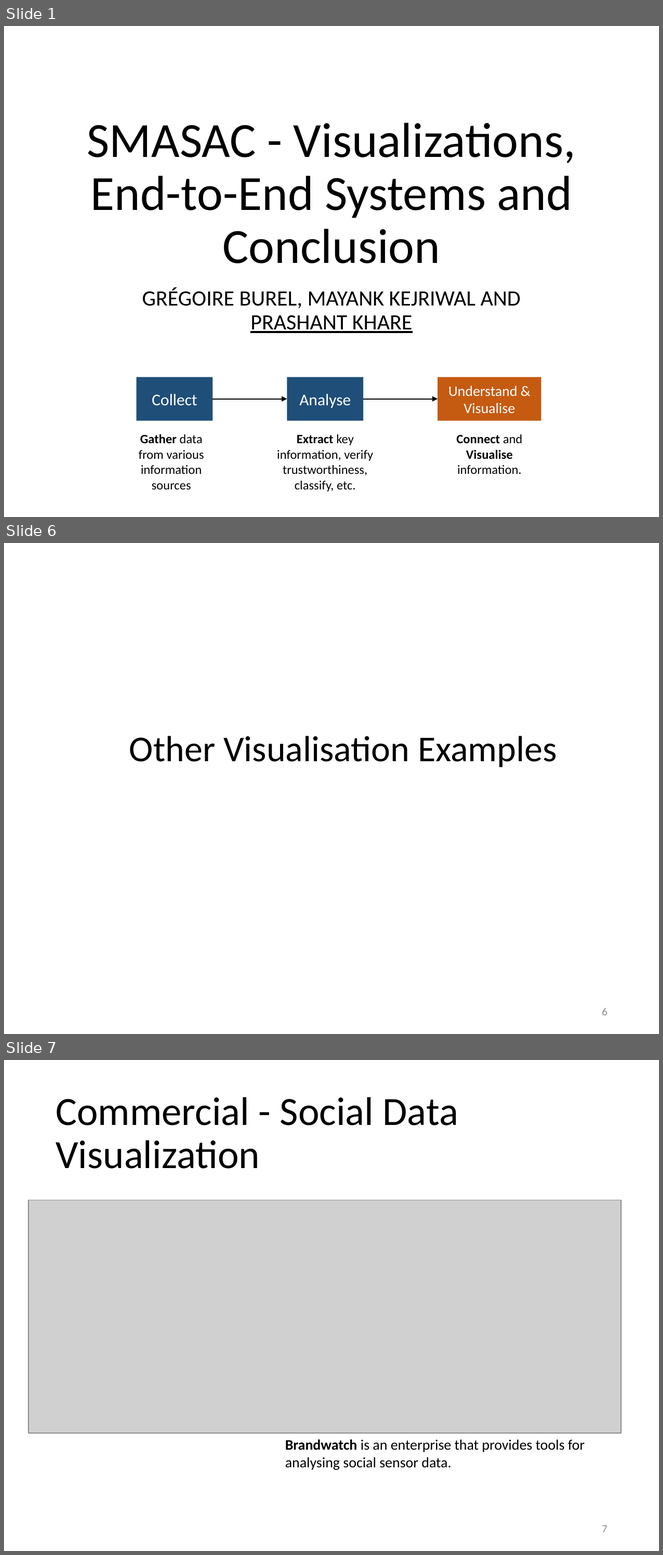
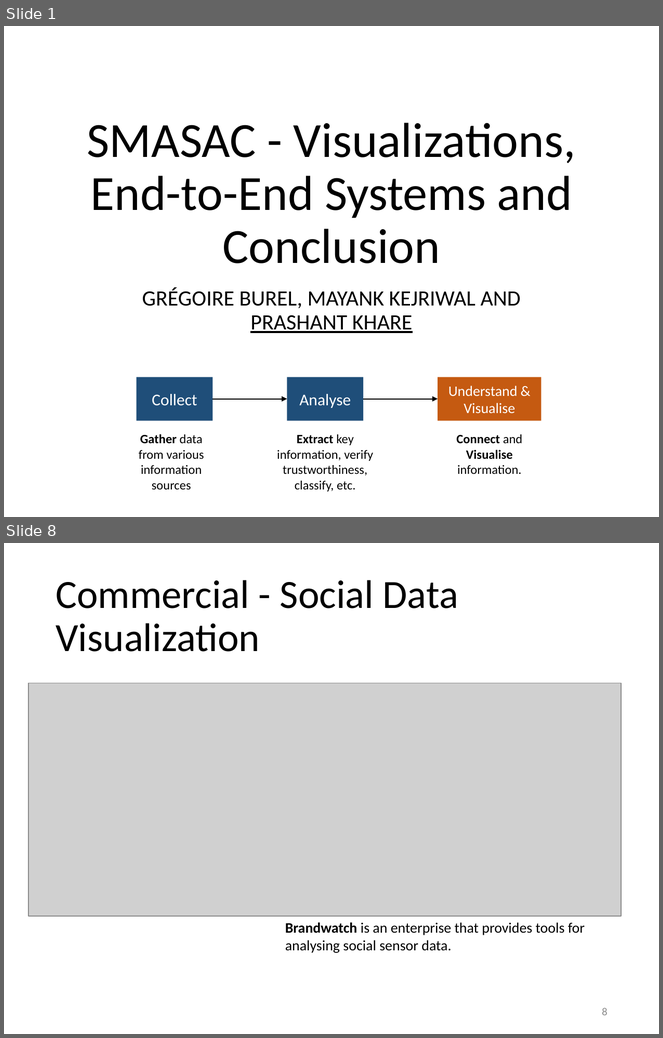
Before and after one commit to evhart/smasac-tutorial, a slide deck: slides/pptx/6-visualisation.pptx. Shown one above the other, each under a label of ours: slides 1, 6 and 7 before the commit, slides 1 and 8 after it; the slides between them are not shown. The pictures are 663x1555 and 663x1038 pixels, drawn with LibreOffice and Linux fonts; fonts in the diff are those of the drawing; grey boxes stand for pictures. Boxes give left, top, right and bottom in pixels: in the first picture for what was removed or moved away, otherwise in the second. Text is boxed around its words. In the diff, an @@ line names an element or a change of style, - is before the commit and + after.

```diff
--- a/slides/pptx/6-visualisation.pptx
+++ b/slides/pptx/6-visualisation.pptx
@@ slide 6 removed at (x1=4, y1=543, x2=659, y2=1034), background #FFFFFF @@
@@ title removed at (x1=129, y1=736, x2=557, y2=768) @@
-Other Visualisation Examples
@@ page number removed at (x1=602, y1=1008, x2=608, y2=1016) @@
-6
@@ what was slide 7 is now slide 8 @@
@@ page number at (x1=602, y1=1008, x2=608, y2=1016): text changed @@
-7
+8
```
Also in this commit, not shown: 5 slides changed, 4 slides added.
